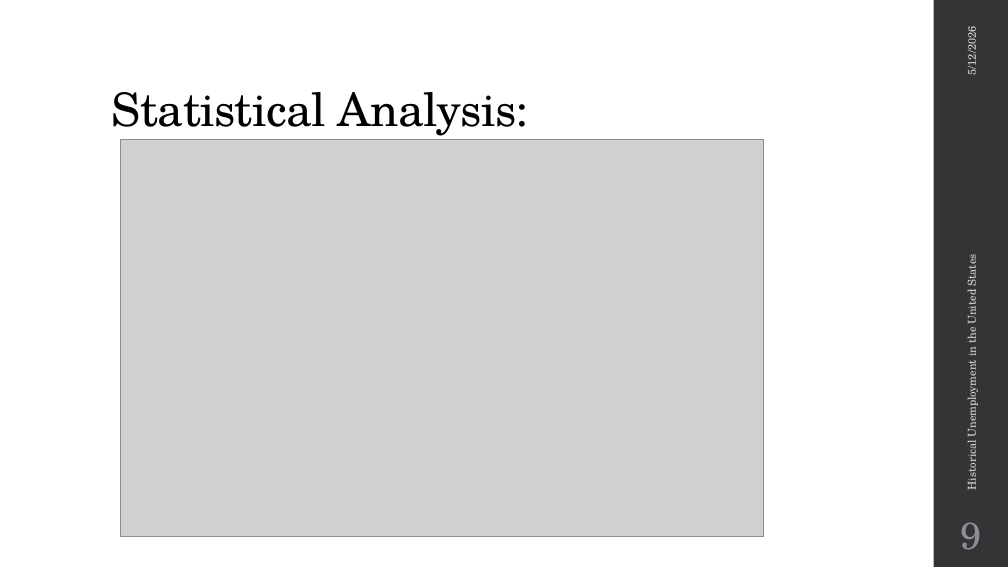
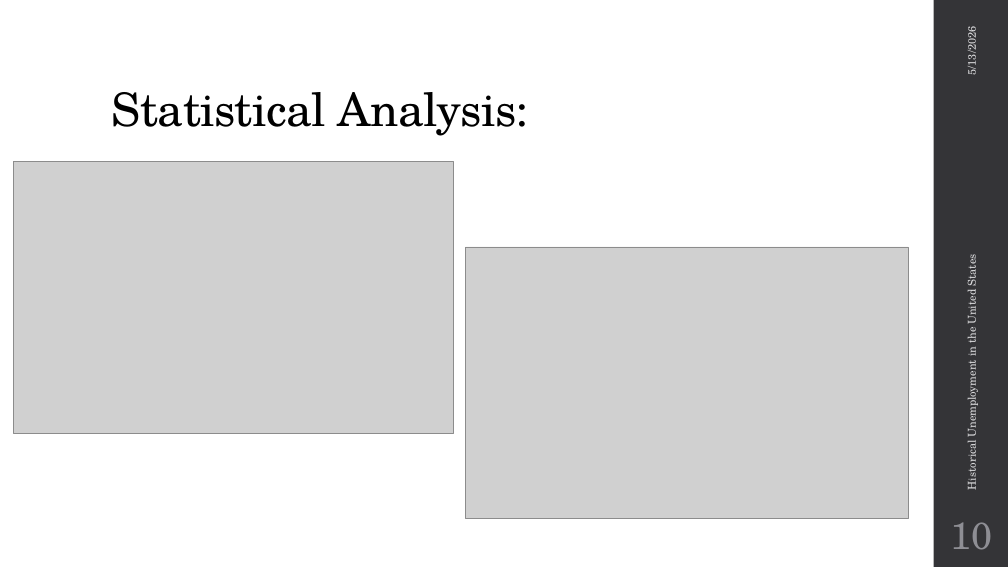
Before and after one commit to correptius/Historical-Unemployment-Capstone-2026, a slide deck: slide 10 of reports/final/Rhodes - Historical Unemployment in the United States.pptx (slide 9 before the commit). Drawn at 1008x567 pixels with LibreOffice and Linux fonts; fonts in the diff are those of the drawing; grey boxes stand for pictures. Boxes give left, top, right and bottom in pixels: in the first picture for what was removed or moved away, otherwise in the second. Text is boxed around its words. In the diff, an @@ line names an element or a change of style, - is before the commit and + after.

```diff
--- a/reports/final/Rhodes - Historical Unemployment in the United States.pptx
+++ b/reports/final/Rhodes - Historical Unemployment in the United States.pptx
@@ picture removed at [120, 140, 763, 537] @@
@@ picture added at [14, 162, 454, 433] @@
@@ picture added at [466, 247, 909, 519] @@
@@ page number at [950, 522, 992, 550]: text changed @@
-9
+10
```
Also in this commit, not shown: 13 other slides changed, 1 slide added.
